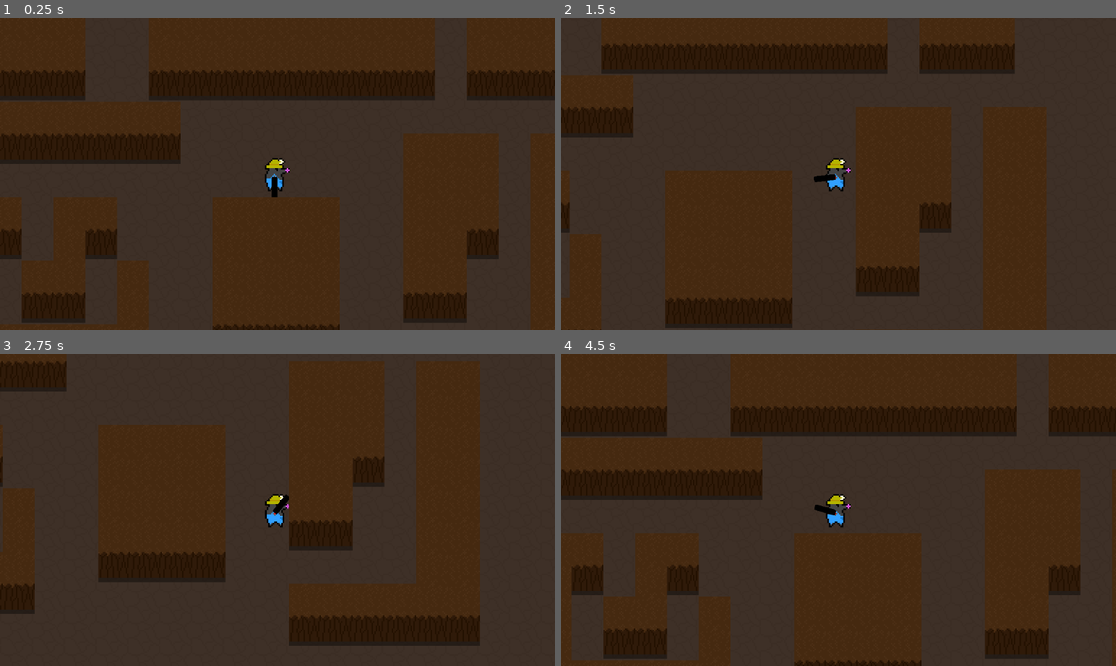
Above: before the commit, frames 1-4 (two rows, left to right).
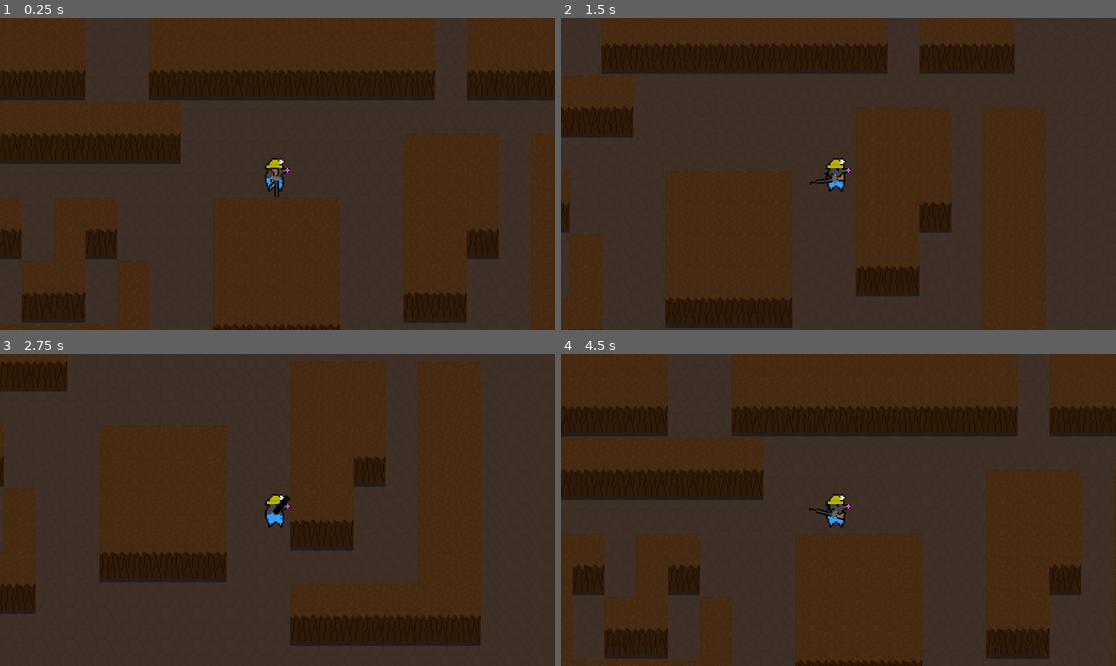
Above: after the commit, the same moments.

Repository: Jakllp/Gerda
Game: Godot game, scene res://resources/levels/level.tscn
Same seed, same stepped clock (60 frames per second), same inputs: the game is played once before the commit and once after it. The engine's default icon, where the game draws it, is replaced by a stand-in: a white triangle on a blue panel in a dark square.
Inputs (mouse positions are in pixels of both pictures, inside the frame that each line leads up to):
- Up to frame 1 (0.25 s): no input
- Up to frame 2 (1.5 s): tap Enter at 0.5 s; move the mouse to (838, 180) at 0.52 s; hold D (right) 0.53-1.28 s; hold Right mouse button (RMB) 0.53-1.28 s; click (838, 180) at 0.6 s; move the mouse to (727, 189) at 1.27 s; hold S (down) from 1.28 s (still down); right-click (727, 189) at 1.35 s
- Up to frame 3 (2.75 s): click (166, 525) at 1.55 s; move the mouse to (333, 441) at 2.02 s; release S (down) at 2.03 s; hold D (right) from 2.03 s (still down); hold Right mouse button (RMB) from 2.03 s (still down); click (333, 441) at 2.1 s
- Up to frame 4 (4.5 s): tap Space at 2.75 s; move the mouse to (810, 572) at 2.77 s; release D (right) at 2.78 s; release Right mouse button (RMB) at 2.78 s; hold W (up) 2.78-3.53 s; right-click (810, 572) at 2.85 s; click (810, 572) at 3.05 s; move the mouse to (1005, 556) at 3.52 s; hold Right mouse button (RMB) 3.53-4.28 s; hold A (left) from 3.53 s (still down); click (1005, 556) at 3.6 s; move the mouse to (672, 463) at 4.27 s; right-click (672, 463) at 4.35 s

The runs differ from the first frame. In frame 1, 0.1% of the frame differs, in the area x 48-51%, y 47-58%; in frame 2, 0.1%; in frame 3, 0.2%; in frame 4, 0.4%, in the area x 0-100%, y 16-100%.

Commit message:
Added equipment-switch when mining #8

Diff:
--- a/resources/components/miningComponent.gd
+++ b/resources/components/miningComponent.gd
@@ -16,7 +16,7 @@
 	if not shouldClear:
 		shouldClear = true
 
-func mine(delta: float, collision: RayCast2D) -> bool:
+func mine(delta: float, collision: RayCast2D) -> void:
 	if collision.is_colliding() and collision.get_collider() is TileMap:
 		var damage = delta * miningSpeed
 		shouldClear = false
@@ -41,12 +41,12 @@
 
 		#Sometimes this update and the cell breaking don't align properly
 		if(map.get_cell_tile_data(1, cell) == null):
-			return false
+			return
 
 		var cellHardness = map.get_cell_tile_data(1, cell).get_custom_data("hardness")
 
 		if cellHardness == -1:
-			return false
+			return
 
 		# Actually mine (aka reduce health of that point)
 		if cell != currentCell or currentMap == null:
@@ -64,8 +64,7 @@
 		# Remove the tile when done
 		if remainingHardness < 0:
 			clearCell(cell, map, false)
-		return true
-	return false
+
 
 func mineOverlay(cell: Vector2i, map: TileMap, cellHardness: int) -> void:
 	map.set_cell(2,cell,1, Vector2i(0,0), 0)
@@ -77,6 +76,7 @@
 
 	map.set_layer_modulate(2,Color(1.0,0.0,0.0,alpha))
 
+
 func clearCell(cell: Vector2i, map: TileMap, onlyOverlay: bool) -> void:
 	map.erase_cell(2, cell)
 	remainingHardness = 0.0
--- a/resources/components/playerInputComponent.gd
+++ b/resources/components/playerInputComponent.gd
@@ -4,11 +4,19 @@
 
 func update(player: Entity, delta: float) -> void:
 	super.update(player, delta)
+	# Need to switch between weapon and mining_equipment
+	if Input.is_action_just_pressed("RMB"):
+		player.change_equipment(player.mining_equipment)
+	if Input.is_action_just_released("RMB"):
+		player.change_equipment(player.weapon)
+
 	if Input.is_action_just_pressed("LMB"):
 		if not Input.is_action_pressed("RMB"):
+			# On left click (without right click) shoot
 			player.use_equipment(delta)
 	if Input.is_action_pressed("RMB"):
-		player.try_mine(delta)
+		# On right-click-hold mine
+		player.use_equipment(delta)
 
 
 func getEntitydirection() -> Vector2:
--- a/resources/entity/player/player.gd
+++ b/resources/entity/player/player.gd
@@ -14,11 +14,11 @@
 var current_equipment: Equipment
 
 func _ready() -> void:
-	weapon.position = $EquipmentAnglePoint.position
+	weapon.position = equipment_angle_point
 	add_child(weapon)
-	mining_equipment.position = $EquipmentAnglePoint.position
+	mining_equipment.position = equipment_angle_point
 	add_child(mining_equipment)
-	weapon.visible = false
+	mining_equipment.visible = false
 
 	current_equipment = weapon
 
@@ -27,7 +27,6 @@
 	super._physics_process(delta)
 	inputComponent.update(self, delta)
 	current_equipment.update(self)
-	mining_equipment.update(self)
 
 
 func change_equipment(equipment) -> void:
@@ -38,6 +37,3 @@
 
 func use_equipment(delta: float) -> void:
 	current_equipment.act(self, delta)
-
-func try_mine(delta: float) -> bool:
-	return mining_equipment.act(self, delta)
--- a/resources/entity/player/player.tscn
+++ b/resources/entity/player/player.tscn
@@ -21,7 +21,7 @@
 }]
 
 [sub_resource type="RectangleShape2D" id="RectangleShape2D_ml73s"]
-size = Vector2(16, 16)
+size = Vector2(17.015, 16)
 
 [node name="Player" type="CharacterBody2D"]
 collision_layer = 2
@@ -40,11 +40,11 @@
 zoom = Vector2(3, 3)
 
 [node name="CollisonShape2D" type="CollisionShape2D" parent="."]
-position = Vector2(0, 4)
+position = Vector2(0.0119472, 4)
 shape = SubResource("RectangleShape2D_ml73s")
 
 [node name="EquipmentAnglePoint" type="Marker2D" parent="."]
-position = Vector2(-2, 2)
+position = Vector2(-2, 2.5)
 scale = Vector2(1.28733, 0.109863)
 
 [connection signal="input_event" from="." to="." method="_on_input_event"]
--- a/resources/equipment/equipment.gd
+++ b/resources/equipment/equipment.gd
@@ -5,5 +5,5 @@
 func update(player: Player) -> void:
 	pass
 
-func act(player: Player, delta: float) -> bool:
-	return false
+func act(player: Player, delta: float) -> void:
+	pass
--- a/resources/equipment/mining/miningEquipment.gd
+++ b/resources/equipment/mining/miningEquipment.gd
@@ -10,6 +10,6 @@
 		if child.has_method("update"):
 			child.update(player)
 
-func act(player: Player, delta: float) -> bool:
+func act(player: Player, delta: float) -> void:
 	var collision :RayCast2D = $RayCast2D
-	return miningComponent.mine(delta, collision)
+	miningComponent.mine(delta, collision)
--- a/resources/equipment/weapon/gun.gd
+++ b/resources/equipment/weapon/gun.gd
@@ -10,6 +10,5 @@
 			child.update(player)
 
 
-func act(player: Player, delta: float) -> bool:
+func act(player: Player, delta: float) -> void:
 	$Shooter.shoot(projectile_scene.instantiate())
-	return true
--- a/resources/equipment/weapon/weapon.gd
+++ b/resources/equipment/weapon/weapon.gd
@@ -6,5 +6,5 @@
 	pass
 
 
-func act(player: Player, delta: float) -> bool:
-	return false
+func act(player: Player, delta: float) -> void:
+	pass
